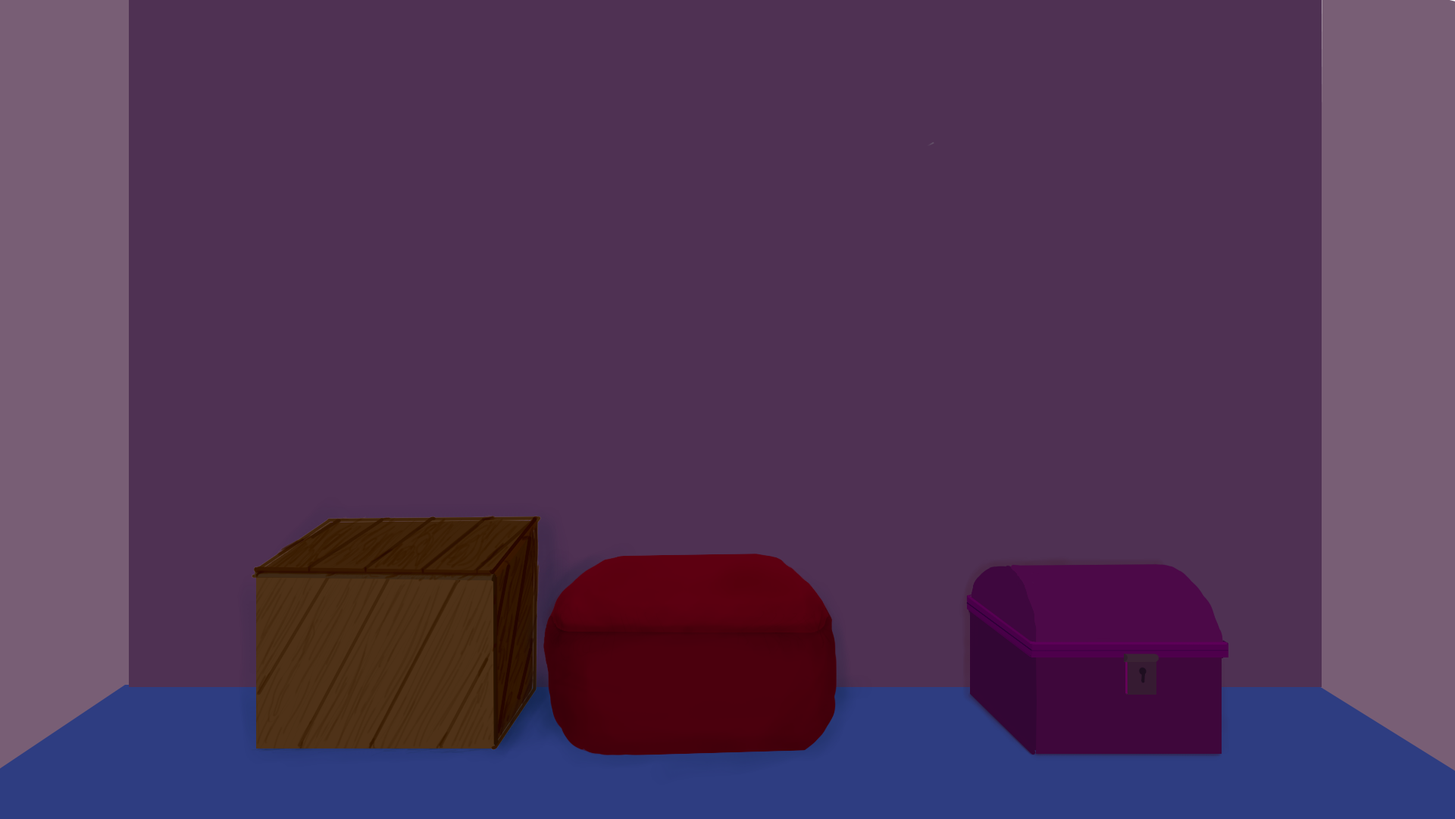
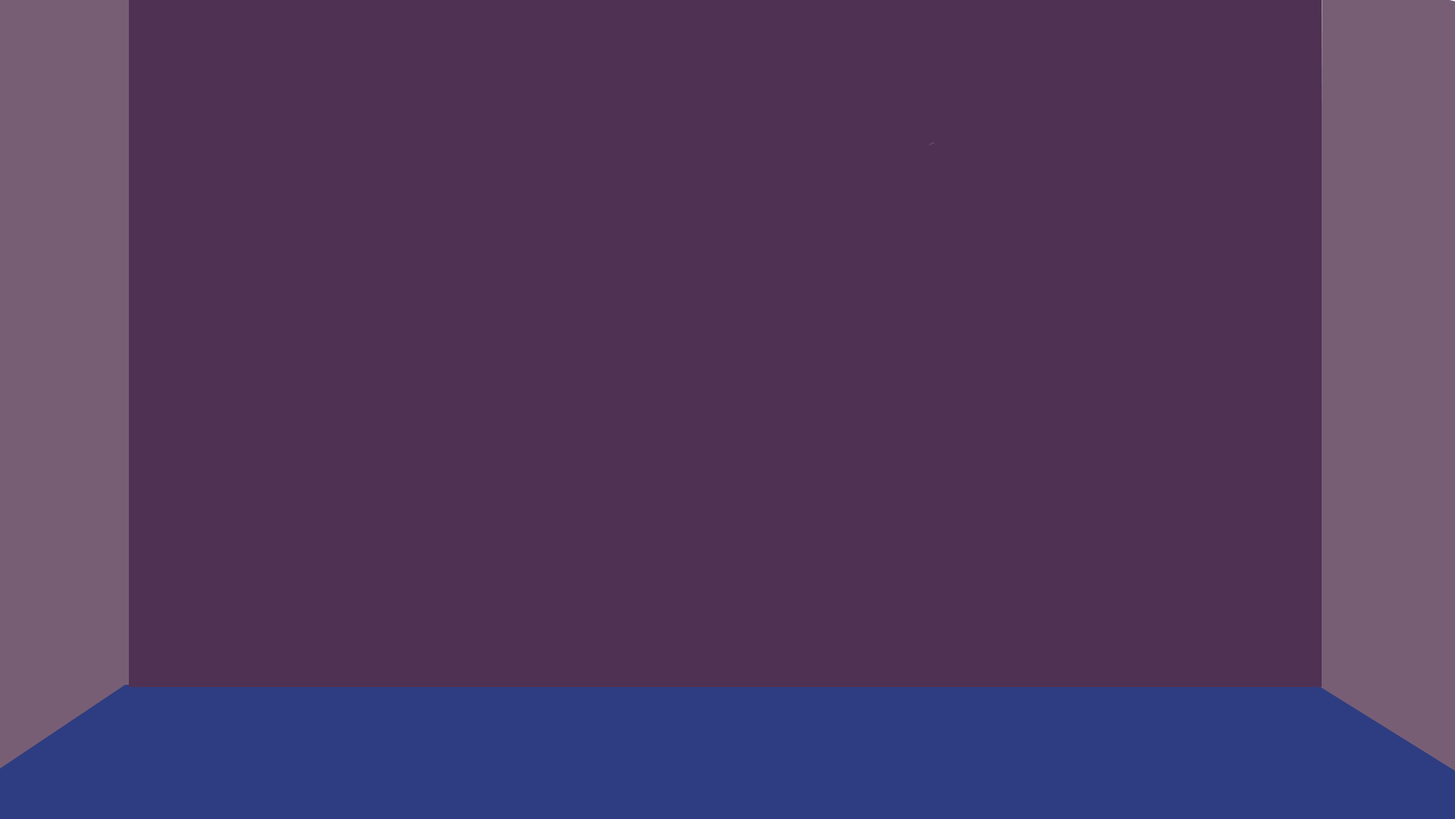
The second (1455, 819) image is a revision of the first. Changes to its layers:
hid group "Ottoman" (2 layers) over <box>486,541,862,779</box>
painted on "Layer8" over <box>541,552,837,755</box>
painted on "Layer9" over <box>486,541,862,779</box>
removed group "Create" (3 layers) over <box>240,505,571,762</box>
moved "Layer7" into group "Crate", painted on it over <box>251,514,542,750</box>
moved "Layer5" into group "Crate", painted on it over <box>251,514,542,750</box>
moved "Layer10" into group "Crate", painted on it over <box>240,505,571,762</box>
hid group "Chest" (9 layers) over <box>961,557,1230,760</box>
painted on "purple detail" over <box>1124,652,1160,663</box>
painted on "purple edge" over <box>966,593,1229,695</box>
painted on "purple base" over <box>968,563,1225,755</box>
painted on "shadow" over <box>961,557,1230,760</box>
